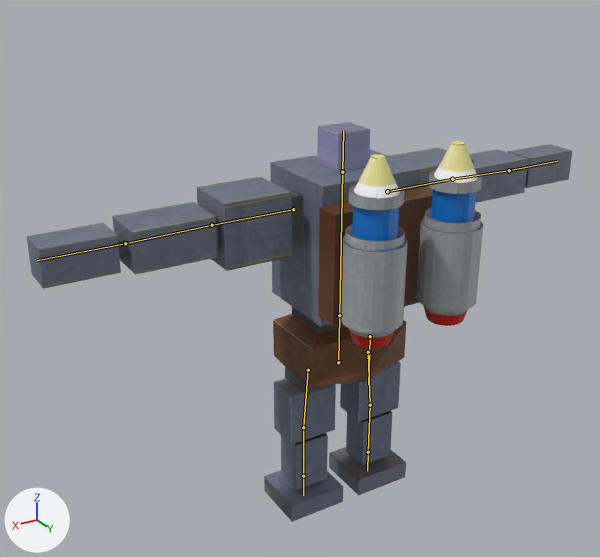
The Blender file DX11MyEngine/Resource/Model/Vehicle/Durga/Robot.blend, before and after one commit.
Before and after are seen from a camera (50 mm lens) standing at (45.0, 66.8, 60.7) and looking at (1.4, -6.0, 24.3). The axes (+X, +Y, +Z) are drawn at lower left. The lights are the same throughout. The older version comes first. The bones that change, and the others that lie on the model, are drawn over the model as lines.
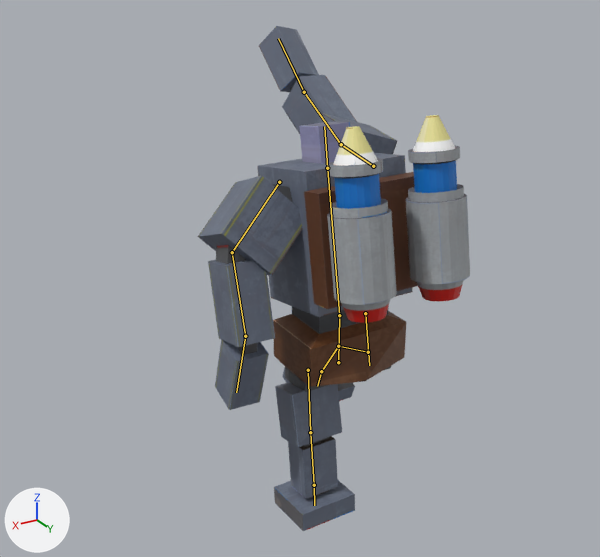
The newer file adds an action. The first version stands in its rest pose; the second is drawn at frame 18 of the action 'RocketPunchStand'.

The change, as a diff of the scene's bpy script:
```diff
--- a/DX11MyEngine/Resource/Model/Vehicle/Durga/Robot.blend.py
+++ b/DX11MyEngine/Resource/Model/Vehicle/Durga/Robot.blend.py
@@ bone_spine @@
 bone_spine = bpy.data.objects['アーマチュア'].pose.bones['Spine']  # child of 'Hips'
-bone_spine.rotation_quaternion = (1.0, 0.0, 0.0, 0.0)  # degrees (0, 0, 0)
+bone_spine.rotation_quaternion = (0.996, 0.087, 0.0, 0.0)  # degrees (10, 0, 0)
@@ bone_upperarm_l @@
 bone_upperarm_l = bpy.data.objects['アーマチュア'].pose.bones['UpperArm.L']  # child of 'Spine'
-bone_upperarm_l.location = (0.0, 0.0, 0.0)
-bone_upperarm_l.rotation_quaternion = (1.0, 0.0, 0.0, 0.0)  # degrees (0, 0, 0)
+bone_upperarm_l.location = (-13.3, 0.0, 0.0)
+bone_upperarm_l.rotation_quaternion = (0.929, -0.033, 0.086, -0.357)  # degrees (-7, 8, -43)
@@ bone_forearm_l @@
 bone_forearm_l = bpy.data.objects['アーマチュア'].pose.bones['Forearm.L']  # child of 'UpperArm.L'
-bone_forearm_l.rotation_quaternion = (1.0, 0.0, 0.0, 0.0)  # degrees (0, 0, 0)
+bone_forearm_l.rotation_quaternion = (0.915, 0.059, 0.0, -0.4)  # degrees (6, 3, -47)
@@ bone_hand_l @@
 bone_hand_l = bpy.data.objects['アーマチュア'].pose.bones['Hand.L']  # child of 'Forearm.L'
-bone_hand_l.rotation_quaternion = (1.0, 0.0, 0.0, 0.0)  # degrees (0, 0, 0)
+bone_hand_l.rotation_quaternion = (0.965, 0.26, -0.014, 0.014)  # degrees (30, -2, 1)
@@ bone_upperarm_r @@
 bone_upperarm_r = bpy.data.objects['アーマチュア'].pose.bones['UpperArm.R']  # child of 'Spine'
-bone_upperarm_r.location = (0.0, 0.0, 0.0)
-bone_upperarm_r.rotation_quaternion = (1.0, 0.0, 0.0, 0.0)  # degrees (0, 0, 0)
+bone_upperarm_r.location = (13.3, 0.0, 0.0)
+bone_upperarm_r.rotation_quaternion = (0.39, 0.43, 0.661, 0.475)  # degrees (104, 6, 109)
@@ bone_forearm_r @@
 bone_forearm_r = bpy.data.objects['アーマチュア'].pose.bones['Forearm.R']  # child of 'UpperArm.R'
-bone_forearm_r.rotation_quaternion = (1.0, 0.0, 0.0, 0.0)  # degrees (0, 0, 0)
+bone_forearm_r.rotation_quaternion = (0.943, 0.267, -0.073, 0.185)  # degrees (29, -14, 19)
@@ bone_hand_r @@
 bone_hand_r = bpy.data.objects['アーマチュア'].pose.bones['Hand.R']  # child of 'Forearm.R'
-bone_hand_r.rotation_quaternion = (1.0, 0.0, 0.0, 0.0)  # degrees (0, 0, 0)
+bone_hand_r.rotation_quaternion = (0.992, 0.076, 0.098, -0.003)  # degrees (9, 11, 1)
@@ bone_thigh_l @@
 bone_thigh_l = bpy.data.objects['アーマチュア'].pose.bones['Thigh.L']  # child of 'Hips'
-bone_thigh_l.rotation_quaternion = (1.0, 0.0, 0.0, 0.0)  # degrees (0, 0, 0)
+bone_thigh_l.rotation_quaternion = (0.995, -0.104, 0.007, 0.0)  # degrees (-12, 1, 0)
@@ bone_shin_l @@
 bone_shin_l = bpy.data.objects['アーマチュア'].pose.bones['Shin.L']  # child of 'Thigh.L'
-bone_shin_l.rotation_quaternion = (1.0, 0.0, 0.0, 0.0)  # degrees (0, 0, 0)
+bone_shin_l.rotation_quaternion = (0.999, 0.047, 0.0, 0.0)  # degrees (5, 0, 0)
@@ bone_thigh_r @@
 bone_thigh_r = bpy.data.objects['アーマチュア'].pose.bones['Thigh.R']  # child of 'Hips'
-bone_thigh_r.rotation_quaternion = (1.0, 0.0, 0.0, 0.0)  # degrees (0, 0, 0)
+bone_thigh_r.rotation_quaternion = (0.83, 0.58, 0.04, 0.0)  # degrees (70, 4, 3)
@@ bone_shin_r @@
 bone_shin_r = bpy.data.objects['アーマチュア'].pose.bones['Shin.R']  # child of 'Thigh.R'
-bone_shin_r.rotation_quaternion = (1.0, 0.0, 0.0, 0.0)  # degrees (0, 0, 0)
+bone_shin_r.rotation_quaternion = (0.955, -0.298, 0.0, 0.0)  # degrees (-35, 0, 0)
@@ bone_foot_r @@
 bone_foot_r = bpy.data.objects['アーマチュア'].pose.bones['Foot.R']  # child of 'Shin.R'
-bone_foot_r.rotation_quaternion = (1.0, 0.0, 0.0, 0.0)  # degrees (0, 0, 0)
+bone_foot_r.rotation_quaternion = (0.991, -0.136, 0.0, 0.0)  # degrees (-16, 0, 0)
```

Where the change shows, as pixel boxes (x1, y1, x2, y2) in the pictures (600 x 557 px):
'Mesh', posed (50% narrower, 26% taller)
    before: (27, 122, 572, 522)
    after: (198, 26, 470, 531)
bone 'Spine', root to tip
    before: (339, 315) to (342, 172)
    after: (339, 315) to (327, 168)
bone 'UpperArm.L', root to tip
    before: (293, 209) to (212, 225)
    after: (279, 182) to (232, 252)
bone 'Forearm.L', root to tip
    before: (212, 225) to (125, 243)
    after: (232, 252) to (245, 336)
bone 'Hand.L', root to tip
    before: (125, 243) to (37, 260)
    after: (245, 336) to (236, 392)
bone 'UpperArm.R', root to tip
    before: (387, 191) to (452, 179)
    after: (373, 166) to (341, 144)
bone 'Forearm.R', root to tip
    before: (452, 179) to (509, 170)
    after: (341, 144) to (304, 92)
bone 'Hand.R', root to tip
    before: (509, 170) to (557, 161)
    after: (304, 92) to (278, 38)
bone 'Thigh.L', root to tip
    before: (308, 370) to (303, 427)
    after: (308, 370) to (310, 432)
bone 'Shin.L', root to tip
    before: (303, 427) to (303, 476)
    after: (310, 432) to (314, 485)
bone 'Thigh.R', root to tip
    before: (368, 352) to (370, 405)
    after: (368, 352) to (338, 346)
bone 'Shin.R', root to tip
    before: (370, 405) to (368, 452)
    after: (338, 346) to (321, 371)
bone 'Foot.R', root to tip
    before: (368, 452) to (367, 471)
    after: (321, 371) to (317, 386)
